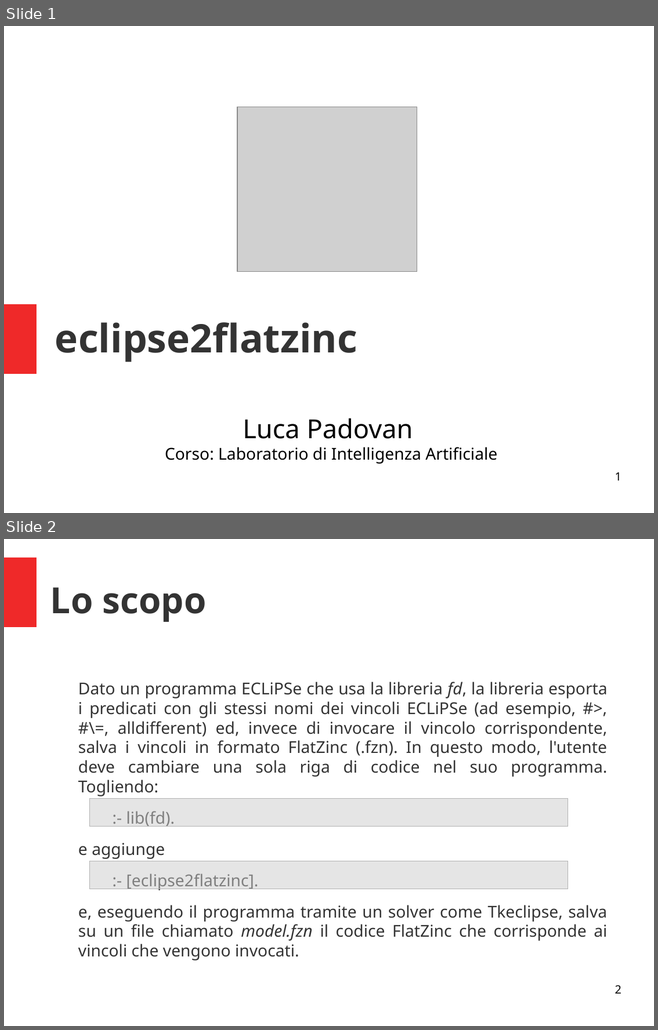
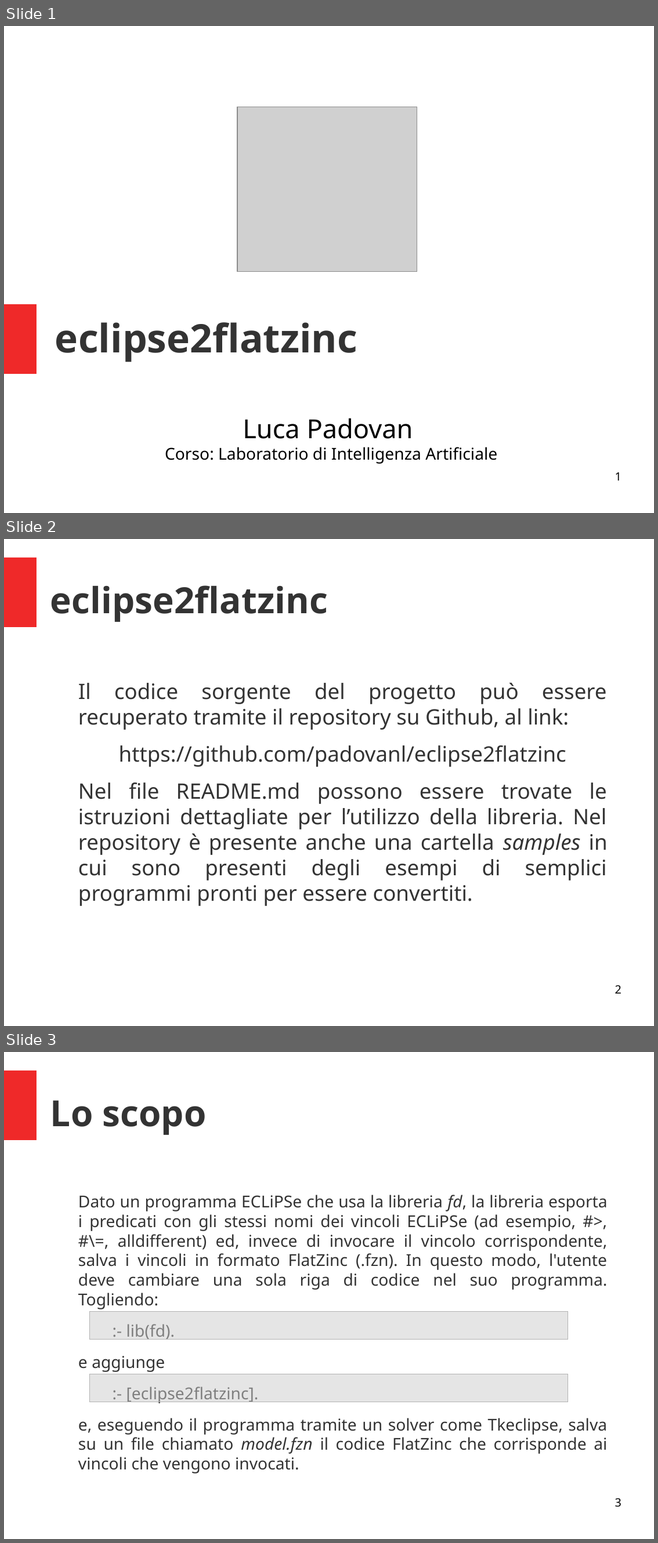
Before and after one commit to padovanl/eclipse2flatzinc, a slide deck: presentazione.odp. Shown one above the other, each under a label of ours: slides 1 and 2 before the commit, slides 1, 2 and 3 after it. The pictures are 658x1030 and 658x1543 pixels, drawn with LibreOffice and Linux fonts; fonts in the diff are those of the drawing; grey boxes stand for pictures. Boxes give left, top, right and bottom in pixels: in the first picture for what was removed or moved away, otherwise in the second. Text is boxed around its words. In the diff, an @@ line names an element or a change of style, - is before the commit and + after.

Commit message:
lavori sulla presentazione

```diff
--- a/presentazione.odp
+++ b/presentazione.odp
@@ slide 2 added at [4, 539, 654, 1026], background #FFFFFF; not listed: 1 template element that a slide beside it also shows @@
@@ title added at [50, 585, 328, 622], 44 pt, text #333333, bold @@
+eclipse2flatzinc
@@ text added at [78, 683, 607, 906], 26 pt, text #333333 @@
+Il codice sorgente del progetto può essere recuperato tramite il repository su Github, al link:
+https://github.com/padovanl/eclipse2flatzinc
+Nel file README.md possono essere trovate le istruzioni dettagliate per l’utilizzo della libreria. Nel repository è presente anche una cartella samples in cui sono presenti degli esempi di semplici programmi pronti per essere convertiti.
@@ page number added at [615, 985, 621, 994], 14 pt, text #000000 @@
+2
@@ what was slide 2 is now slide 3 @@
@@ page number at [615, 1498, 621, 1507]: text changed @@
-2
+3
```
Also in this commit, not shown: 1 other file.
